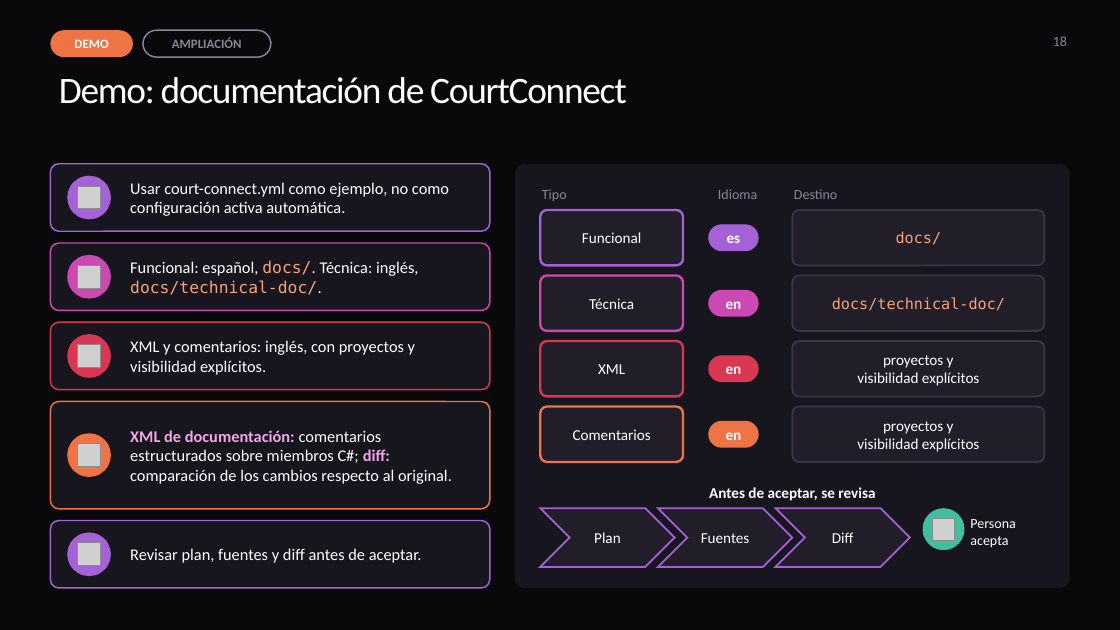
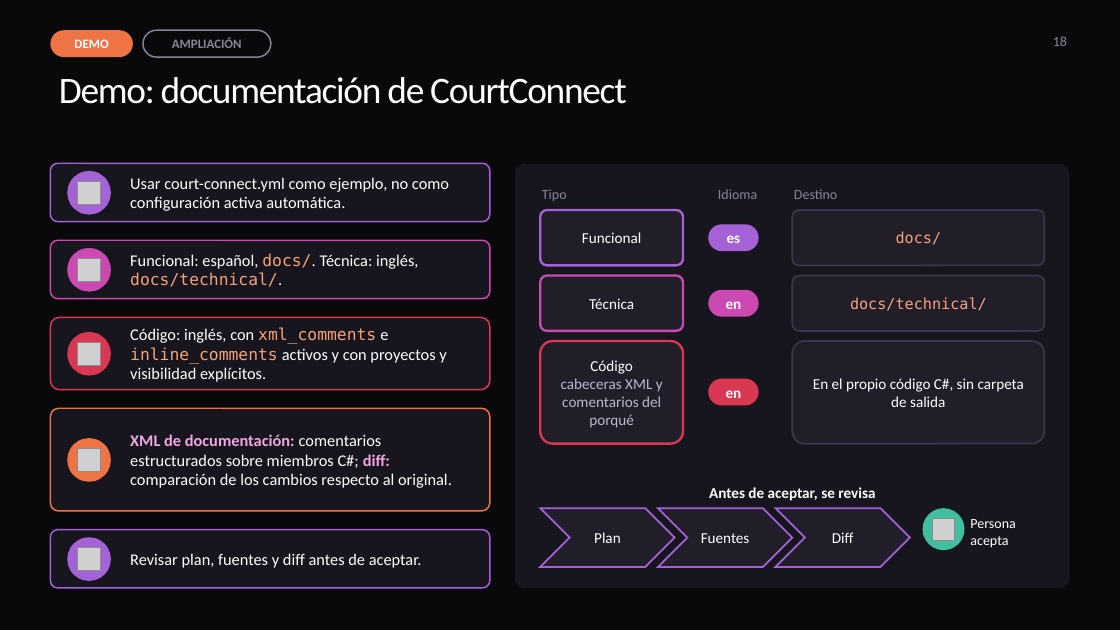
Before and after one commit to ybenzina/formacion-dotnet-junior, a slide deck: slide 18 of docs/masterclasses/masterclass-ai-agents.pptx. Drawn at 1120x630 pixels with LibreOffice and Linux fonts; fonts in the diff are those of the drawing; grey boxes stand for pictures. Boxes give left, top, right and bottom in pixels: in the first picture for what was removed or moved away, otherwise in the second. Text is boxed around its words. In the diff, an @@ line names an element or a change of style, - is before the commit and + after.

```diff
--- a/docs/masterclasses/masterclass-ai-agents.pptx
+++ b/docs/masterclasses/masterclass-ai-agents.pptx
@@ rounded rectangle: place and size @@
-rounded rectangle at (50,164,490,231)
+rounded rectangle at (50,163,490,221)
@@ text "Usar court-connect.yml como ejemplo, no ...": place and size @@
-text "Usar court-connect.yml como ejemplo, no ..." at (130,182,449,216)
+text "Usar court-connect.yml como ejemplo, no ..." at (130,177,449,211)
@@ rounded rectangle: place and size @@
-rounded rectangle at (50,243,490,310)
+rounded rectangle at (50,240,490,298)
@@ 2 pictures, 2 ellipses: place and size @@
-2 pictures, 2 ellipses at (67,176,111,298)
+2 pictures, 2 ellipses at (67,171,111,292)
@@ text at (130,253,418,287): text changed @@
-Funcional: español, docs/. Técnica: inglés, docs/technical-doc/.
+Funcional: español, docs/. Técnica: inglés, docs/technical/.
@@ text in rounded rectangle at (850,297,987,311): text changed @@
-docs/technical-doc/
+docs/technical/
@@ rounded rectangle: place and size @@
-rounded rectangle at (50,323,490,390)
+rounded rectangle at (50,318,490,390)
@@ text at (130,327,446,382): text changed @@
-XML y comentarios: inglés, con proyectos y visibilidad explícitos.
+Código: inglés, con xml_comments e inline_comments activos y con proyectos y visibilidad explícitos.
@@ rounded rectangle "Código": place and size @@
-rounded rectangle "Código" at (540,341,683,397)
+rounded rectangle "Código" at (540,341,683,444)
@@ rounded rectangle "En el propio código C#, ...": place and size @@
-rounded rectangle "En el propio código C#, ..." at (792,341,1044,397)
+rounded rectangle "En el propio código C#, ..." at (792,341,1044,444)
@@ text in rounded rectangle at (561,360,663,428): text changed; text colour #FFFFFF to #BDB6CC @@
-XML
+Código
+cabeceras XML y comentarios del porqué
@@ rounded rectangle "en": place and size @@
-rounded rectangle "en" at (708,355,759,382)
+rounded rectangle "en" at (708,379,759,406)
@@ text in rounded rectangle at (813,378,1024,407): text changed @@
-proyectos y
-visibilidad explícitos
+En el propio código C#, sin carpeta de salida
@@ rounded rectangle: place and size @@
-rounded rectangle at (50,402,490,509)
+rounded rectangle at (50,408,490,511)
@@ rounded rectangle removed at (540,407,683,462) @@
-Comentarios
@@ rounded rectangle removed at (792,407,1044,462) @@
-proyectos y
-visibilidad explícitos
@@ 2 pictures, 2 ellipses, 1 text: place and size @@
-2 pictures, 2 ellipses, 1 text at (67,430,452,576)
+2 pictures, 2 ellipses, 1 text at (67,434,452,581)
@@ rounded rectangle removed at (708,421,759,448) @@
-en
@@ rounded rectangle: place and size @@
-rounded rectangle at (50,521,490,588)
+rounded rectangle at (50,530,490,588)
@@ text "Revisar plan, fuentes y diff ...": place and size @@
-text "Revisar plan, fuentes y diff ..." at (130,548,422,563)
+text "Revisar plan, fuentes y diff ..." at (130,553,422,568)
```
Also in this commit, not shown: 9 other slides changed, 50 other files.
